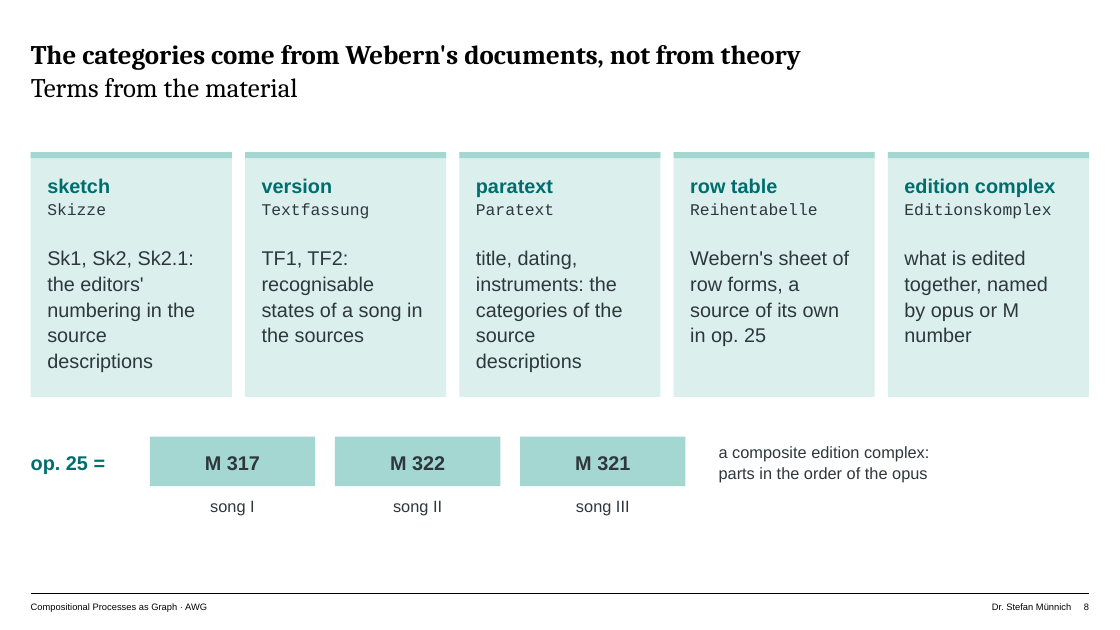
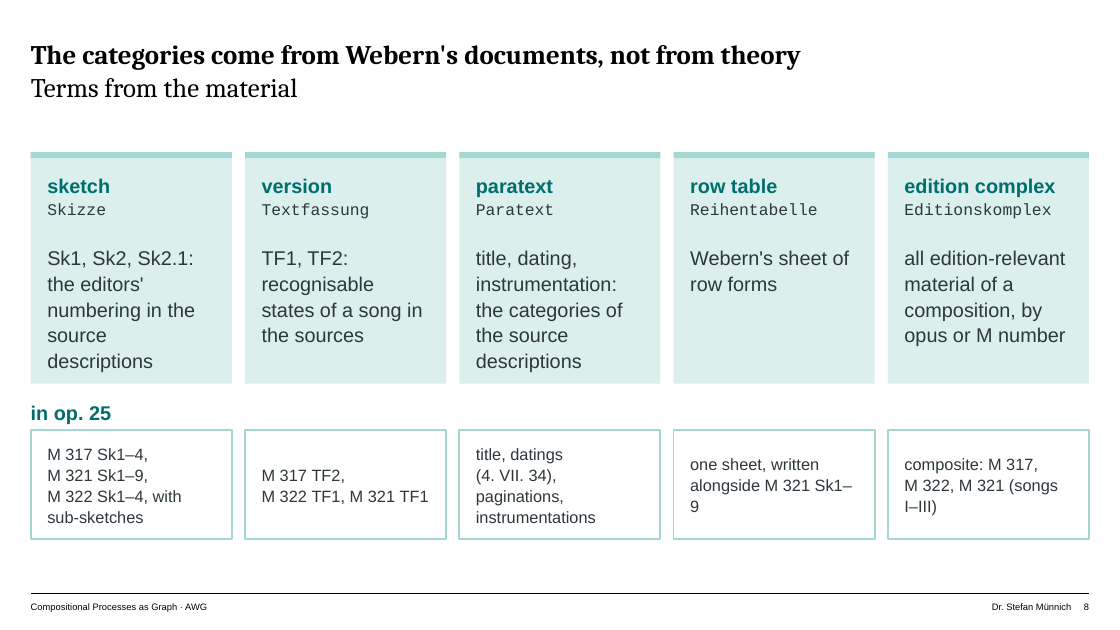
Before and after one commit to musicEnfanthen/presentations, a slide deck: slide 8 of genetics2026/AWG-Graph-Talk.pptx. Drawn at 1120x630 pixels with LibreOffice and Linux fonts; fonts in the diff are those of the drawing. Boxes give left, top, right and bottom in pixels: in the first picture for what was removed or moved away, otherwise in the second. Text is boxed around its words. In the diff, an @@ line names an element or a change of style, - is before the commit and + after.

```diff
--- a/genetics2026/AWG-Graph-Talk.pptx
+++ b/genetics2026/AWG-Graph-Talk.pptx
@@ rectangle: place and size @@
-rectangle at [31,152,232,397]
+rectangle at [31,152,232,384]
@@ rectangle: place and size @@
-rectangle at [245,152,446,397]
+rectangle at [245,152,446,384]
@@ rectangle: place and size @@
-rectangle at [460,152,660,397]
+rectangle at [460,152,660,384]
@@ rectangle: place and size @@
-rectangle at [674,152,875,397]
+rectangle at [674,152,875,384]
@@ rectangle: place and size @@
-rectangle at [888,152,1089,397]
+rectangle at [888,152,1089,384]
@@ text at [476,250,623,372]: text changed @@
-title, dating, instruments: the categories of the source descriptions
+title, dating, instrumentation: the categories of the source descriptions
@@ text at [690,250,850,291]: text changed @@
-Webern's sheet of row forms, a source of its own in op. 25
+Webern's sheet of row forms
@@ text at [904,250,1066,346]: text changed @@
-what is edited together, named by opus or M number
+all edition-relevant material of a composition, by opus or M number
@@ text at [31,405,111,424]: text changed @@
-op. 25 =
+in op. 25
@@ text "in op. 25" at [31,405,111,424]: vertical alignment middle to top @@
@@ rectangle: place and size @@
-rectangle at [150,437,315,486]
+rectangle at [31,430,232,539]
@@ text at [47,448,182,523]: text changed; size 17 to 14 pt; bold off @@
-M 317
+M 317 Sk1–4, M 321 Sk1–9, M 322 Sk1–4, with sub-sketches
@@ fill #A5D7D2 to none; outline none to #A5D7D2 1.5 pt in 3 elements at [31,430,232,539], [674,430,875,539], [245,430,446,539] @@
@@ rectangle: place and size @@
-rectangle at [335,437,501,486]
+rectangle at [245,430,446,539]
@@ rectangle added at [460,430,660,539], outline #A5D7D2 1.5 pt @@
@@ text at [476,448,596,523]: text changed @@
-song II
+title, datings (4. VII. 34), paginations, instrumentations
@@ text "title, datings (4. VII. 34), ..." at [476,448,596,523]: vertical alignment top to middle @@
@@ rectangle: place and size @@
-rectangle at [520,437,686,486]
+rectangle at [674,430,875,539]
@@ rectangle added at [888,430,1089,539], outline #A5D7D2 1.5 pt @@
@@ text added at [262,469,429,504], 14 pt, text #2D373C @@
+M 317 TF2, M 322 TF1, M 321 TF1
@@ text removed at [390,456,445,470] @@
-M 322
@@ text at [690,458,852,512]: text changed; size 17 to 14 pt; bold off @@
-M 321
+one sheet, written alongside M 321 Sk1–9
@@ text at [904,458,1058,516]: text changed @@
-a composite edition complex:
-parts in the order of the opus
+composite: M 317, M 322, M 321 (songs I–III)
@@ text removed at [210,500,255,515] @@
-song I
@@ text removed at [576,500,630,515] @@
-song III
```
Also in this commit, not shown: 12 other slides changed, 6 other files.
